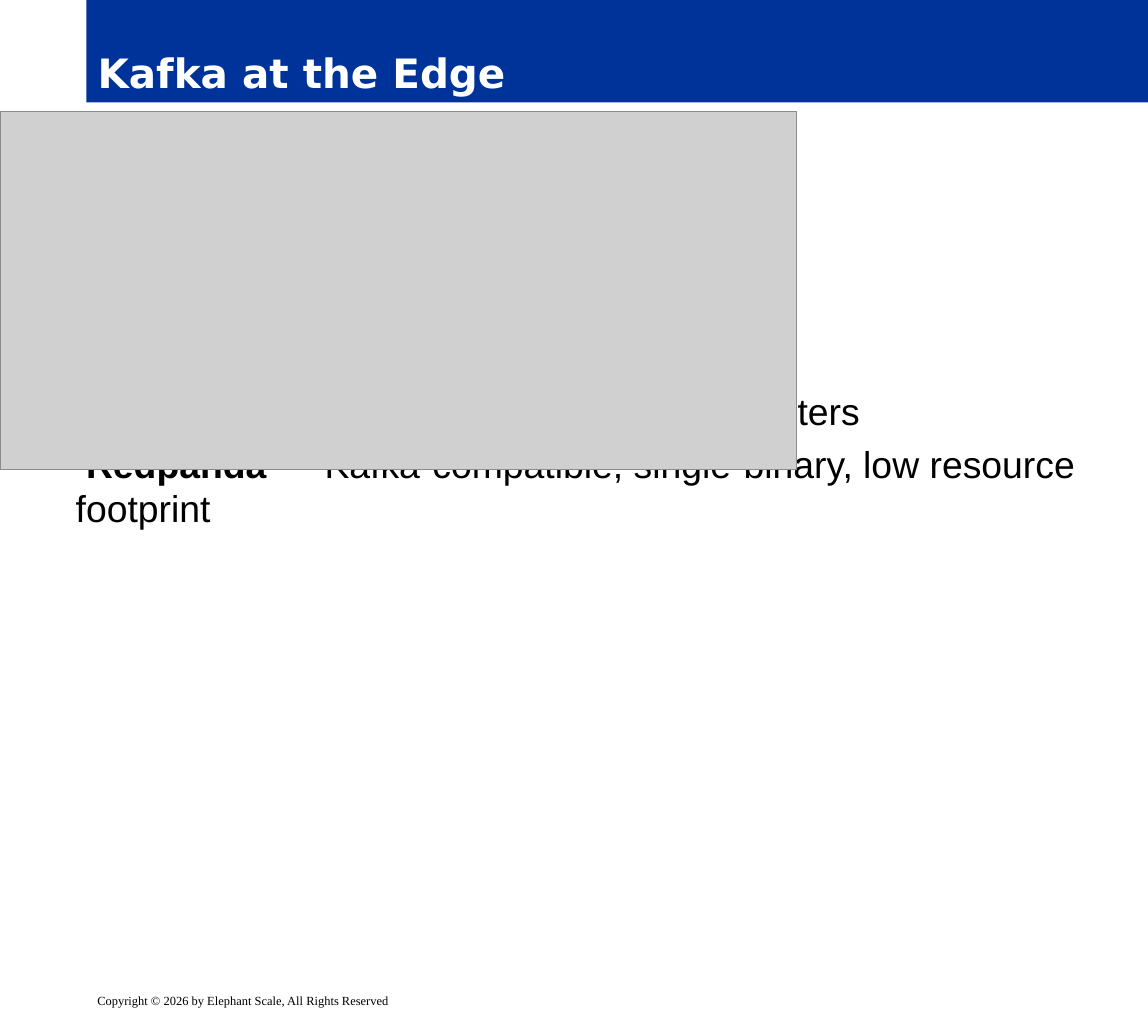
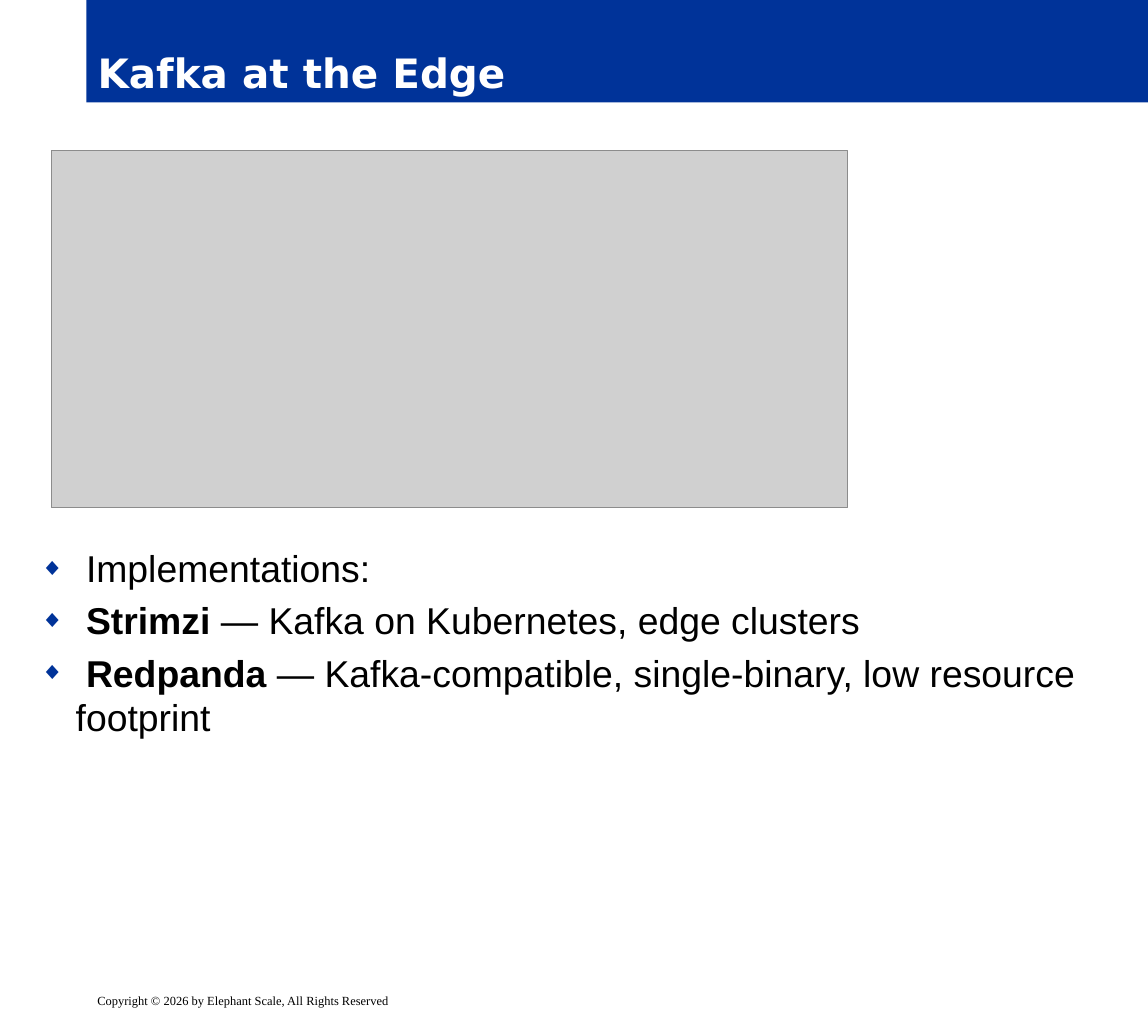
Before and after one commit to elephantscale/Advanced-Kafka-Streaming, a slide deck: slide 7 of slides/release/06__module6.pptx. Drawn at 1148x1016 pixels with LibreOffice and Linux fonts; fonts in the diff are those of the drawing; grey boxes stand for pictures; background and template pictures are left out. Boxes give left, top, right and bottom in pixels: in the first picture for what was removed or moved away, otherwise in the second. Text is boxed around its words. In the diff, an @@ line names an element or a change of style, - is before the commit and + after.

```diff
--- a/slides/release/06__module6.pptx
+++ b/slides/release/06__module6.pptx
@@ text "Implementations:" rewrapped from <box>76,396,1075,530</box> to <box>76,555,1075,739</box> @@
@@ picture: place and size @@
-picture at <box>0,112,796,469</box>
+picture at <box>52,150,848,507</box>
```
Also in this commit, not shown: 12 other slides changed, 3 slides added.
